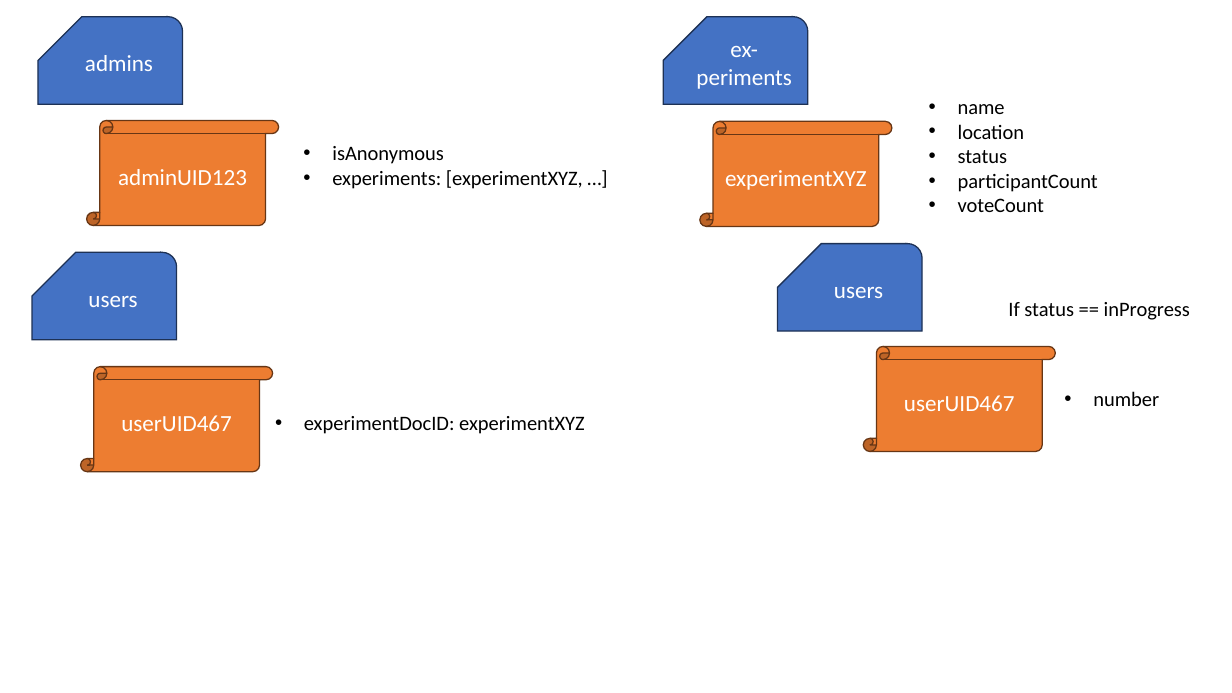
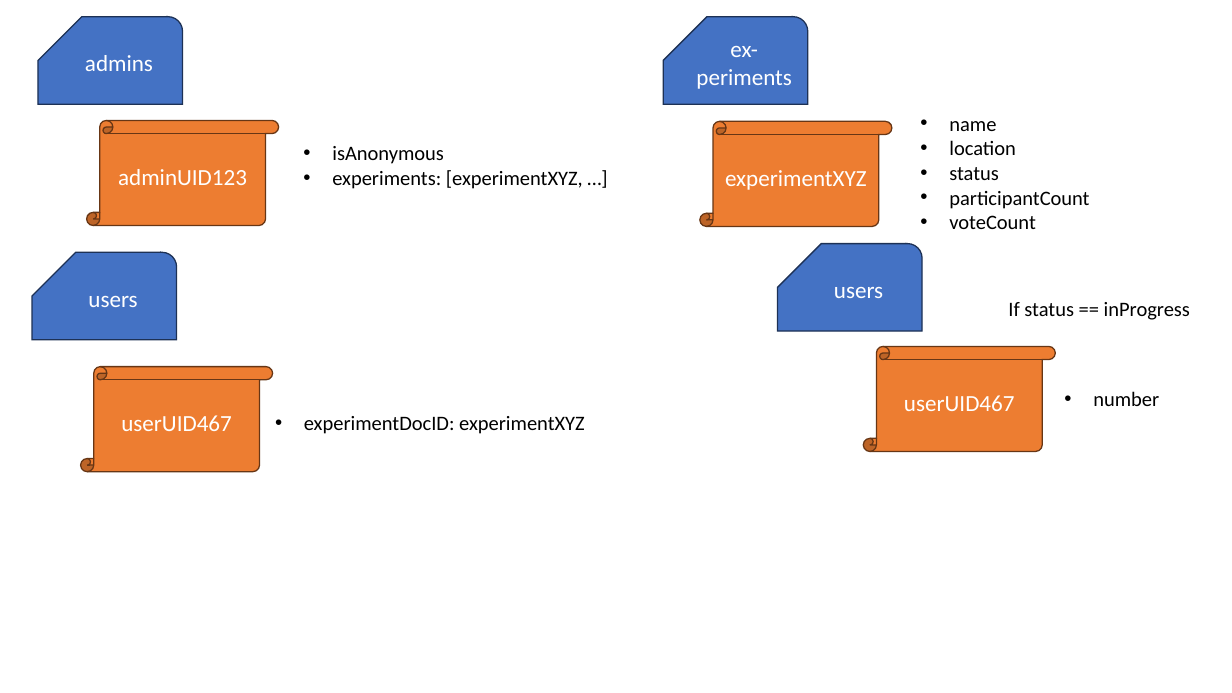
Before and after one commit to Luc1eSky/beauty_contest_admin, a slide deck: slide 2 of structure.pptx. Drawn at 1232x693 pixels with LibreOffice and Linux fonts; fonts in the diff are those of the drawing. Boxes give left, top, right and bottom in pixels: in the first picture for what was removed or moved away, otherwise in the second. Text is boxed around its words. In the diff, an @@ line names an element or a change of style, - is before the commit and + after.

```diff
--- a/structure.pptx
+++ b/structure.pptx
@@ text "name": place and size @@
-text "name" at (958, 104, 1098, 212)
+text "name" at (949, 121, 1089, 229)
```
Also in this commit, not shown: 3 slides added, 39 other files.
